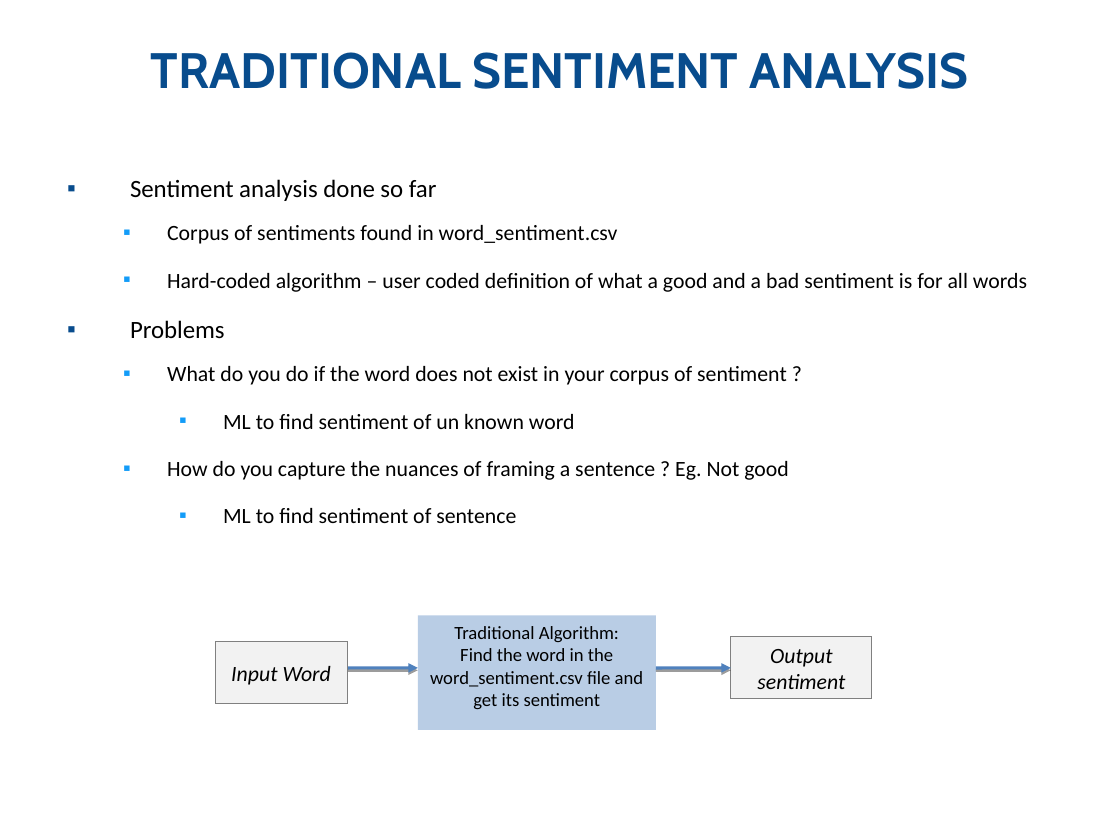
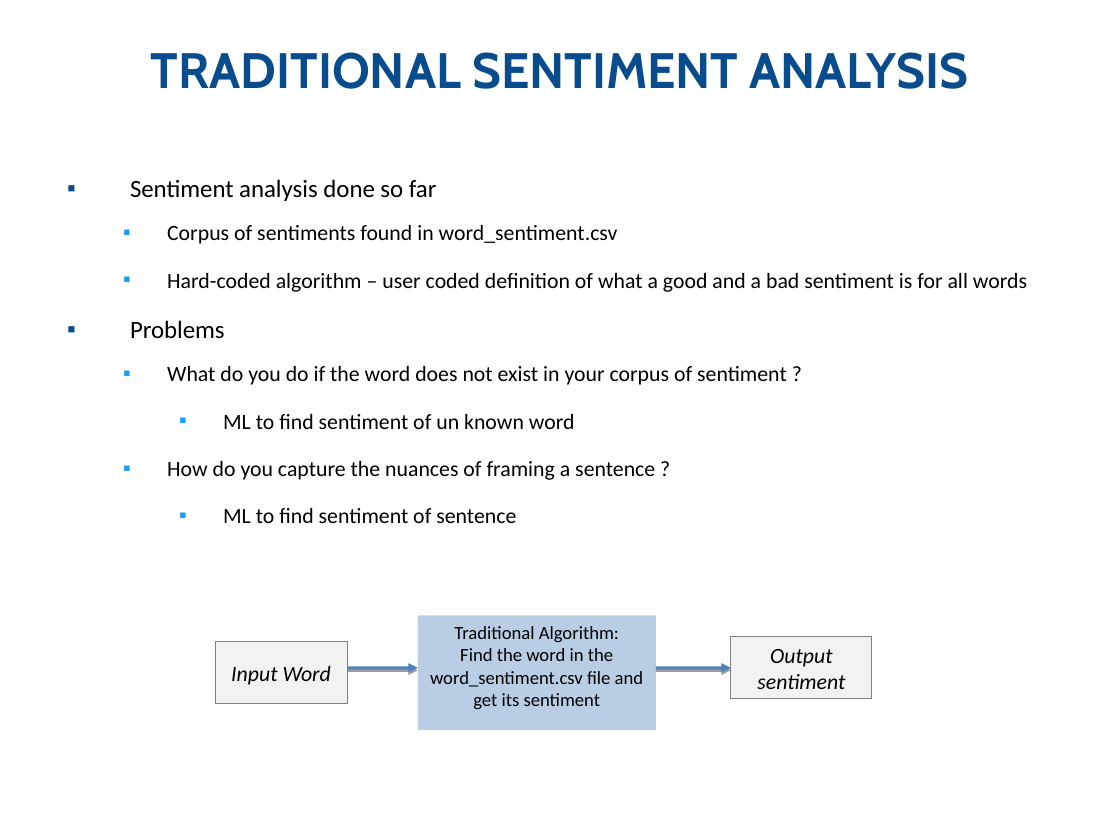
Before and after one commit to km-Poonacha/python4phd, a slide deck: slide 3 of Session 3/Python for docs - Session 3 V0.1.pptx. Drawn at 1120x840 pixels with LibreOffice and Linux fonts; fonts in the diff are those of the drawing; background and template pictures are left out. Boxes give left, top, right and bottom in pixels: in the first picture for what was removed or moved away, otherwise in the second. Text is boxed around its words. In the diff, an @@ line names an element or a change of style, - is before the commit and + after.

```diff
--- a/Session 3/Python for docs - Session 3 V0.1.pptx
+++ b/Session 3/Python for docs - Session 3 V0.1.pptx
@@ text at [167, 461, 655, 480]: text changed @@
-  ▪ How do you capture the nuances of framing a sentence ? Eg. Not good
+  ▪ How do you capture the nuances of framing a sentence ?
```
Also in this commit, not shown: 2 other slides changed.
